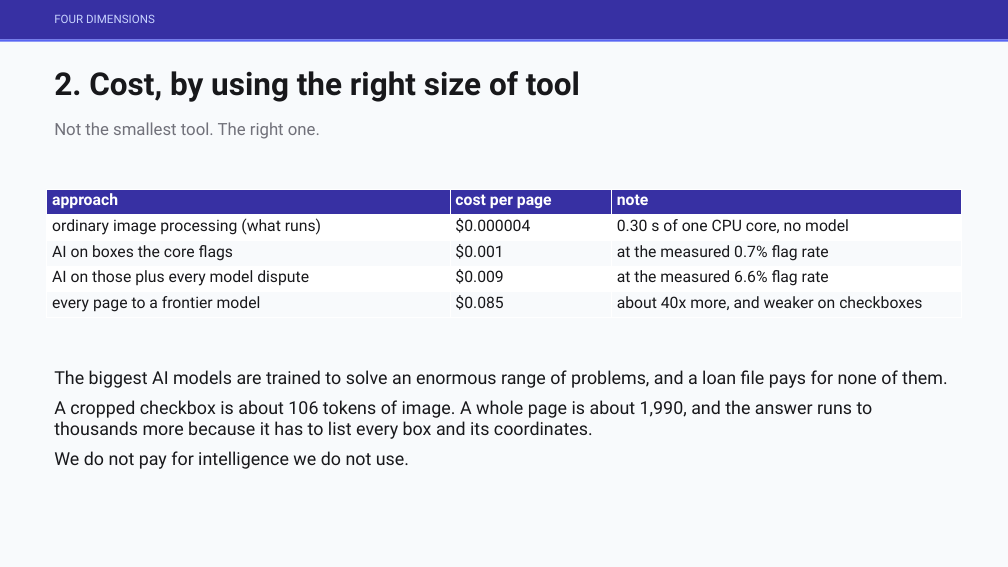
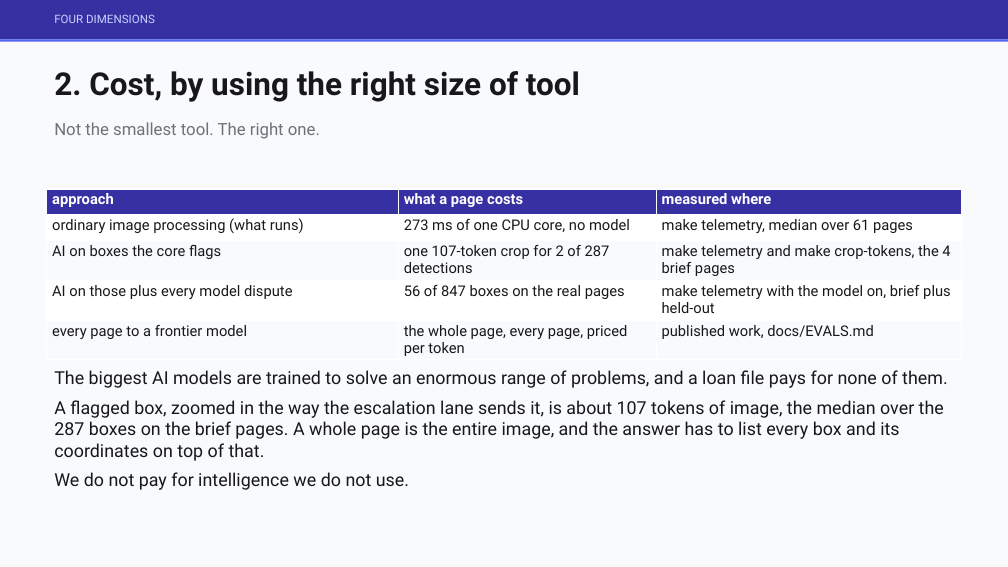
Before and after one commit to jameswniu/synthetic-image-recognition-cnn-harness, a slide deck: slide 6 of deliverables/checkbox-approach.pptx. Drawn at 1008x567 pixels with LibreOffice and Linux fonts; fonts in the diff are those of the drawing. Boxes give left, top, right and bottom in pixels: in the first picture for what was removed or moved away, otherwise in the second. Text is boxed around its words. In the diff, an @@ line names an element or a change of style, - is before the commit and + after.

```diff
--- a/deliverables/checkbox-approach.pptx
+++ b/deliverables/checkbox-approach.pptx
@@ table at [47, 189, 961, 360] @@
-row 1, column 2: cost per page
+row 1, column 2: what a page costs
-row 1, column 3: note
+row 1, column 3: measured where
-row 2, column 2: $0.000004
+row 2, column 2: 273 ms of one CPU core, no model
-row 2, column 3: 0.30 s of one CPU core, no model
+row 2, column 3: make telemetry, median over 61 pages
-row 3, column 2: $0.001
+row 3, column 2: one 107-token crop for 2 of 287 detections
-row 3, column 3: at the measured 0.7% flag rate
+row 3, column 3: make telemetry and make crop-tokens, the 4 brief pages
-row 4, column 2: $0.009
+row 4, column 2: 56 of 847 boxes on the real pages
-row 4, column 3: at the measured 6.6% flag rate
+row 4, column 3: make telemetry with the model on, brief plus held-out
-row 5, column 2: $0.085
+row 5, column 2: the whole page, every page, priced per token
-row 5, column 3: about 40x more, and weaker on checkboxes
+row 5, column 3: published work, docs/EVALS.md
@@ size 15 to 14 pt in "approach", "ordinary image processing (what runs)", "AI on boxes the core flags", "AI on those plus every model dispute" and 1 more places @@
@@ text at [54, 400, 944, 461]: text changed @@
-A cropped checkbox is about 106 tokens of image. A whole page is about 1,990, and the answer runs to thousands more because it has to list every box and its coordinates.
+A flagged box, zoomed in the way the escalation lane sends it, is about 107 tokens of image, the median over the 287 boxes on the brief pages. A whole page is the entire image, and the answer has to list every box and its coordinates on top of that.
```
Also in this commit, not shown: 7 other slides changed, 3 other files.
